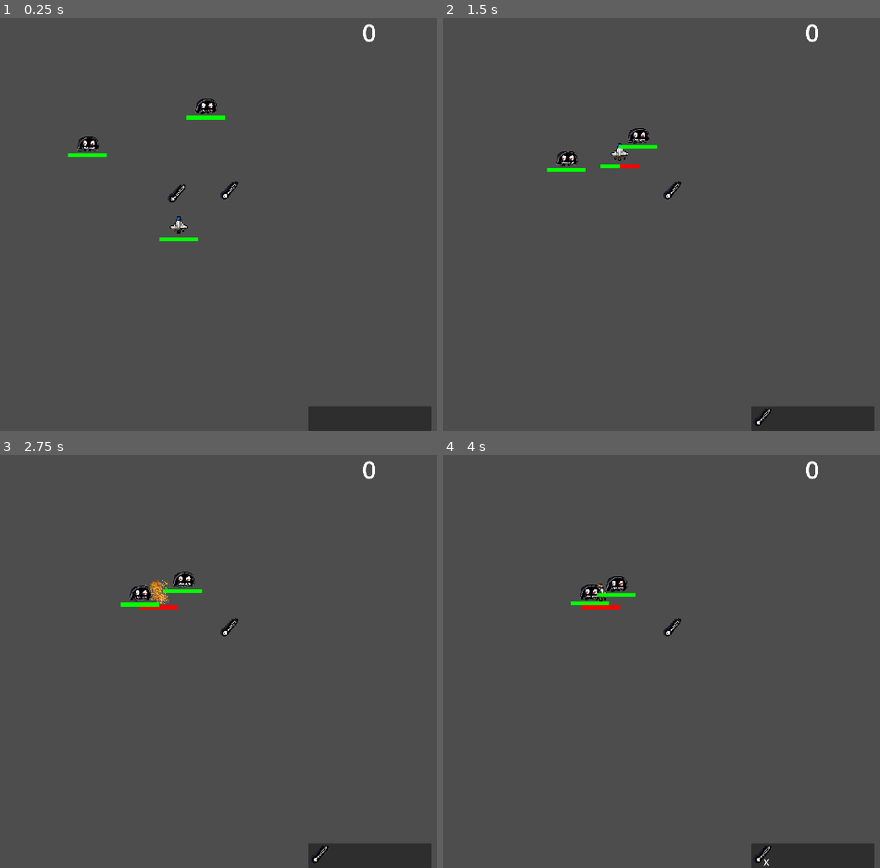
Above: before the commit, frames 1-4 (two rows, left to right).
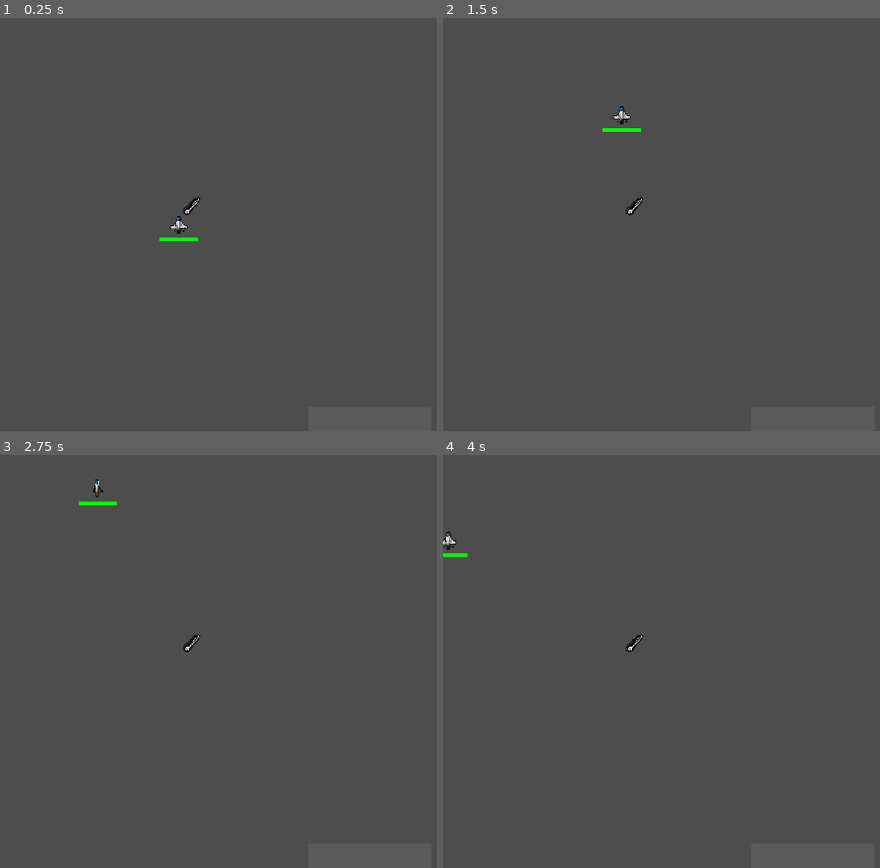
Above: after the commit, the same moments.

Repository: Tigatok/skunkworks-game
Game: Godot game, scene res://Main.tscn
The game is run twice, just before and just after one commit, with the same random seed, the same clock (stepped at 60 frames per second) and the same inputs.
Inputs:
- Up to frame 1 (0.25 s): no input
- Up to frame 2 (1.5 s): hold Up (move_up) from 0.53 s (still down); tap 1 (1) at 0.6 s; tap 2 (2) at 0.8, 1.35 s
- Up to frame 3 (2.75 s): tap 3 (3) at 1.55, 2.1 s; release Up (move_up) at 2.03 s; hold Left (move_left) from 2.03 s (still down); tap Space (space) at 2.3 s
- Up to frame 4 (4 s): tap Space (space) at 2.85 s; tap 1 (1) at 3.05, 3.6 s; release Left (move_left) at 3.53 s; hold Down (move_down) from 3.53 s (still down); tap 2 (2) at 3.8 s

The runs differ from the first frame. In frame 1, 2.4% of the frame differs, in the area x 15-99%, y 1-100%; in frame 2, 2.6%; in frame 3, 2.7%, in the area x 18-99%, y 1-100%; in frame 4, 2.6%.

Commit message:
Finally refactors inventory

Diff:
--- a/HUD/HUD.gd
+++ /dev/null
@@ -1,13 +0,0 @@
-extends CanvasLayer
-
-@onready var score = 0
-signal item_added
-
-func _on_player_coin_picked():
-	score += 5
-	var format_string = "%s"
-	var actual_string = format_string % score
-	$Score.text = actual_string
-
-func _on_player_item_picked_up(weapon):
-	item_added.emit(weapon)
--- a/HUD/HUD.tscn
+++ /dev/null
@@ -1,22 +0,0 @@
-[gd_scene load_steps=3 format=3 uid="uid://32yk0vcy2utb"]
-
-[ext_resource type="Script" path="res://HUD/HUD.gd" id="1_nygor"]
-[ext_resource type="PackedScene" uid="uid://bqns8i8kygsyb" path="res://HUD/Inventory/Inventory Bar.tscn" id="2_8vql8"]
-
-[node name="HUD" type="CanvasLayer"]
-script = ExtResource("1_nygor")
-
-[node name="Score" type="Label" parent="."]
-anchors_preset = 5
-anchor_left = 0.5
-anchor_right = 0.5
-offset_left = -20.0
-offset_right = 20.0
-offset_bottom = 23.0
-grow_horizontal = 2
-theme_override_font_sizes/font_size = 64
-text = "0"
-
-[node name="InventoryBar" parent="." instance=ExtResource("2_8vql8")]
-
-[connection signal="item_added" from="." to="InventoryBar" method="_on_hud_item_added"]
--- a/HUD/Inventory/Inventory Bar.gd
+++ /dev/null
@@ -1,53 +0,0 @@
-extends Panel
-
-signal update_active_item
-
-var itemsInInventory = []
-var activeItem
-
-const KEY_INVENTORY_1 = "1"
-const KEY_INVENTORY_2 = "2"
-const KEY_INVENTORY_3 = "3"
-
-func _process(delta):
-	if (Input.is_action_just_pressed(KEY_INVENTORY_1)):
-		set_active_inventory_item(0)
-	if (Input.is_action_just_pressed(KEY_INVENTORY_2)):
-		set_active_inventory_item(1)
-	if (Input.is_action_just_pressed(KEY_INVENTORY_3)):
-		set_active_inventory_item(2)
-
-func set_active_inventory_item(keyPressed):
-	var inventory_items = get_tree().get_nodes_in_group('inventory_items')
-	for i in range(inventory_items.size()):
-
-#		print("D", i)
-		if keyPressed < inventory_items.size():
-			var ii = inventory_items[keyPressed]
-			var jj = inventory_items[i]
-			if (ii != jj):
-				inventory_items[i].emit_signal('deactivate')
-				update_active_item.emit()
-			activeItem = keyPressed
-			inventory_items[keyPressed].setAsActive(true)
-
-func _on_hud_item_added(item):
-	addItemToInventoryArray(item)
-	addItemToInventoryBar(item)
-
-func addItemToInventoryArray(item):
-	itemsInInventory.append(item)
-
-# Creates an inventory item, and sets the icon.
-func addItemToInventoryBar(item):
-	var inventoryItem = preload("res://HUD/Inventory/InventoryItem/InventoryItem.tscn")
-	inventoryItem = inventoryItem.instantiate()
-	inventoryItem.set_texture(item.weaponIcon)
-	self.add_child(inventoryItem)
-	var index = itemsInInventory.find(item) + 1
-	if (index == 1):
-		inventoryItem.offset.x += 32
-	else:
-		inventoryItem.offset.x += (index * 64) - 32
-	inventoryItem.offset.y += 32
-	inventoryItem.add_to_group('inventory_items')
--- a/HUD/Inventory/Inventory Bar.tscn
+++ /dev/null
@@ -1,16 +0,0 @@
-[gd_scene load_steps=2 format=3 uid="uid://bqns8i8kygsyb"]
-
-[ext_resource type="Script" path="res://HUD/Inventory/Inventory Bar.gd" id="1_c4p0u"]
-
-[node name="InventoryBar" type="Panel"]
-anchors_preset = 7
-anchor_left = 0.5
-anchor_top = 1.0
-anchor_right = 0.5
-anchor_bottom = 1.0
-offset_left = -160.0
-offset_top = -64.0
-offset_right = 160.0
-grow_horizontal = 2
-grow_vertical = 0
-script = ExtResource("1_c4p0u")
--- a/HUD/Inventory/InventoryItem/InventoryItem.gd
+++ /dev/null
@@ -1,14 +0,0 @@
-extends Sprite2D
-
-signal deactivate
-
-func setAsActive(active):
-	print("Is active?", active)
-	if (active == true):
-		print("S", self.offset, " ", $ActiveLabel.position)
-		$ActiveLabel.position = self.offset
-		$ActiveLabel.text = 'X'
-		$ActiveLabel.show()
-
-func _on_deactivate():
-	$ActiveLabel.hide()
--- a/HUD/Inventory/InventoryItem/InventoryItem.tscn
+++ /dev/null
@@ -1,22 +0,0 @@
-[gd_scene load_steps=2 format=3 uid="uid://dfu76wqeff2nw"]
-
-[ext_resource type="Script" path="res://HUD/Inventory/InventoryItem/InventoryItem.gd" id="1_3uki8"]
-
-[node name="InventoryItem" type="Sprite2D"]
-script = ExtResource("1_3uki8")
-
-[node name="ActiveLabel" type="Label" parent="."]
-anchors_preset = 8
-anchor_left = 0.5
-anchor_top = 0.5
-anchor_right = 0.5
-anchor_bottom = 0.5
-offset_left = -19.5
-offset_top = -0.5
-offset_right = 20.5
-offset_bottom = 33.5
-grow_horizontal = 2
-grow_vertical = 2
-theme_override_font_sizes/font_size = 24
-
-[connection signal="deactivate" from="." to="." method="_on_deactivate"]
--- /dev/null
+++ b/Inventory/Inventory.gd
@@ -0,0 +1,27 @@
+class_name Inventory
+
+signal test
+signal inventory_updated(Item, String)
+var items:Dictionary = {}
+var maxItems = 10
+const Item = preload("res://Item/Item.gd")
+
+func add_item(item:Item, quantity: int = 1):
+	if items.has(item.id):
+		items[item.id]["quantity"] += quantity
+	else:
+		items[item.id] = {"item": item, "quantity": quantity}
+	print("EMIT")
+	emit_signal("inventory_updated", item, "add")
+	emit_signal("test")
+
+func remove_item(item: Item, quantity: int = 1):
+	if items.has(item.id):
+		items[item.id]["quantity"] -= quantity
+
+		if items[item.id]["quantity"] <= 0:
+			items.erase(item.id)
+
+		emit_signal("inventory_updated", item, "remove")
+	else:
+		print("Item not found in inventory")
--- /dev/null
+++ b/Inventory/InventoryBar.gd
@@ -0,0 +1,35 @@
+class_name InventoryBar extends PanelContainer
+
+@onready var inventory:Inventory
+@onready var slot_container: HBoxContainer = $SlotContainer
+
+@export var num_slots: int = 5
+
+func _ready() -> void:
+	_initialize_slots()
+
+func _initialize_slots() -> void:
+	for _i in range(num_slots):
+		var slot_scene = preload("res://Inventory/InventorySlot.tscn")
+		var slot = slot_scene.instantiate()
+		slot_container.add_child(slot)
+
+func add_item_to_slot(item: Item) -> bool:
+	print("Slot", slot_container)
+	for slot in slot_container.get_children():
+		if not slot.item:
+			slot.setItem(item)
+			return true
+	return false
+
+func _on_inventory_inventory_updated(item:Item, action:String = 'add'):
+	print("Slot container", slot_container)
+	if (action == 'add'):
+		add_item_to_slot(item)
+#		inventorySlots.append(item)
+#		var sprite = Sprite2D.new()
+#		sprite.texture = item.icon
+#		sprite.position.x = 500
+#		sprite.position.y = 500
+#		print(sprite)
+#		add_child(sprite)
--- /dev/null
+++ b/Inventory/InventoryBar.tscn
@@ -0,0 +1,16 @@
+[gd_scene load_steps=4 format=3 uid="uid://cn3imf5klr4tk"]
+
+[ext_resource type="Script" path="res://Inventory/InventoryBar.gd" id="1_btwgj"]
+[ext_resource type="PackedScene" uid="uid://dch0hgv6vollv" path="res://Inventory/SlotContainer.tscn" id="2_gmepi"]
+
+[sub_resource type="StyleBoxFlat" id="StyleBoxFlat_tnfb1"]
+bg_color = Color(0.6, 0.6, 0.6, 0.188235)
+
+[node name="InventoryBar" type="PanelContainer"]
+offset_right = 320.0
+offset_bottom = 64.0
+theme_override_styles/panel = SubResource("StyleBoxFlat_tnfb1")
+script = ExtResource("1_btwgj")
+
+[node name="SlotContainer" parent="." instance=ExtResource("2_gmepi")]
+layout_mode = 2
--- /dev/null
+++ b/Inventory/InventorySlot.gd
@@ -0,0 +1,8 @@
+# InventorySlot.gd
+extends TextureRect
+
+@onready var item: Item
+
+func setItem(item:Item):
+	self.item = item
+	texture = item.icon
--- /dev/null
+++ b/Inventory/InventorySlot.tscn
@@ -0,0 +1,6 @@
+[gd_scene load_steps=2 format=3 uid="uid://cxjpiidlvl7rb"]
+
+[ext_resource type="Script" path="res://Inventory/InventorySlot.gd" id="1_sta1c"]
+
+[node name="InventorySlot" type="TextureRect"]
+script = ExtResource("1_sta1c")
--- /dev/null
+++ b/Inventory/SlotContainer.tscn
@@ -0,0 +1,3 @@
+[gd_scene format=3 uid="uid://dch0hgv6vollv"]
+
+[node name="SlotContainer" type="HBoxContainer"]
--- /dev/null
+++ b/Item/Item.gd
@@ -0,0 +1,18 @@
+class_name Item
+
+enum ItemType {
+	EQUIPMENT,
+	GOLD,
+	CONSUMABLE
+}
+
+var id: int
+var itemName: String
+var icon: Texture
+var type: ItemType
+
+func _init(id:int, itemName:String, icon:Texture, type:ItemType):
+	self.id = id
+	self.itemName = itemName
+	self.icon = icon
+	self.type = type
--- /dev/null
+++ b/Item/ItemPickup.gd
@@ -0,0 +1,9 @@
+extends Area2D
+
+@onready var item: Item
+@onready var sprite = $ItemIcon
+
+func _on_body_entered(body: Node) -> void:
+	if body.is_in_group("Players"):
+		body.pick_up_item(item)
+		queue_free()
--- /dev/null
+++ b/Item/ItemPickup.tscn
@@ -0,0 +1,15 @@
+[gd_scene load_steps=3 format=3 uid="uid://bsv7v2yh34eyr"]
+
+[ext_resource type="Script" path="res://Item/ItemPickup.gd" id="1_wbovt"]
+
+[sub_resource type="CircleShape2D" id="CircleShape2D_nnei5"]
+
+[node name="CollisionArea" type="Area2D"]
+script = ExtResource("1_wbovt")
+
+[node name="ItemIcon" type="Sprite2D" parent="."]
+
+[node name="CollisionShape2D" type="CollisionShape2D" parent="."]
+shape = SubResource("CircleShape2D_nnei5")
+
+[connection signal="body_entered" from="." to="." method="_on_body_entered"]
--- /dev/null
+++ b/Main.gd
@@ -0,0 +1,16 @@
+extends Node
+
+const ItemType = preload("res://Item/Item.gd").ItemType
+
+# Called when the node enters the scene tree for the first time.
+func _ready():
+	var icon = load("res://Weapon/weapon.png")
+	var item = Item.new(0000, 'Cannon', icon, ItemType.EQUIPMENT)
+	var itemPickup = load("res://Item/ItemPickup.tscn")
+	itemPickup = itemPickup.instantiate()
+	itemPickup.item = item
+	itemPickup.get_node("ItemIcon").texture = icon
+	itemPickup.position.x=500
+	itemPickup.position.y=500
+	add_child(itemPickup)
+	var player = $Player
--- a/Main.tscn
+++ b/Main.tscn
@@ -1,28 +1,24 @@
-[gd_scene load_steps=5 format=3 uid="uid://curcelcqp0f3a"]
+[gd_scene load_steps=4 format=3 uid="uid://curcelcqp0f3a"]
 
+[ext_resource type="Script" path="res://Main.gd" id="1_nhp8r"]
 [ext_resource type="PackedScene" uid="uid://bq7rtwda5y4lb" path="res://Player/Player.tscn" id="2_043f6"]
-[ext_resource type="PackedScene" uid="uid://bc2lrcgcgux71" path="res://Monster/monster.tscn" id="3_ocsmo"]
-[ext_resource type="PackedScene" uid="uid://jj5pb4yyhmrs" path="res://Weapon/weapon_pickup.tscn" id="4_70frw"]
-[ext_resource type="PackedScene" uid="uid://32yk0vcy2utb" path="res://HUD/HUD.tscn" id="4_lopj0"]
+[ext_resource type="PackedScene" uid="uid://cn3imf5klr4tk" path="res://Inventory/InventoryBar.tscn" id="3_afki7"]
 
 [node name="Main" type="Node"]
+script = ExtResource("1_nhp8r")
 
 [node name="Player" parent="." groups=["weapons"] instance=ExtResource("2_043f6")]
 position = Vector2(464, 544)
 
-[node name="HUD" parent="." instance=ExtResource("4_lopj0")]
-
-[node name="WeaponPickup" parent="." instance=ExtResource("4_70frw")]
-position = Vector2(459, 462)
-
-[node name="WeaponPickup2" parent="." instance=ExtResource("4_70frw")]
-position = Vector2(595, 454)
-
-[node name="Monster" parent="." instance=ExtResource("3_ocsmo")]
-position = Vector2(202, 317)
-
-[node name="Monster2" parent="." instance=ExtResource("3_ocsmo")]
-position = Vector2(541, 209)
-
-[connection signal="coin_picked" from="Player" to="HUD" method="_on_player_coin_picked"]
-[connection signal="item_picked_up" from="Player" to="HUD" method="_on_player_item_picked_up"]
+[node name="InventoryBar" parent="." instance=ExtResource("3_afki7")]
+anchors_preset = 7
+anchor_left = 0.5
+anchor_top = 1.0
+anchor_right = 0.5
+anchor_bottom = 1.0
+offset_left = -160.0
+offset_top = -64.0
+offset_right = 160.0
+offset_bottom = 0.0
+grow_horizontal = 2
+grow_vertical = 0
--- a/Player/Player.gd
+++ b/Player/Player.gd
@@ -1,26 +1,33 @@
 extends CharacterBody2D
 
 signal coin_picked
-signal item_picked_up
 
 @export var speed = 300
-@export var weapons = []
 @export var playerHealth = 50
+
 @onready var maxSize = playerHealth
+# A player has an inventory, and an inventory bar.
+@onready var inventory: Inventory = Inventory.new()
+@onready var inventoryBar:InventoryBar = $"../InventoryBar"
+
+func _ready():
+	add_to_group("Players")
+	inventory.connect('inventory_updated', Callable(inventoryBar, '_on_inventory_inventory_updated'))
+
 
 func handle_move():
 	var input_dir = Input.get_vector("move_left", "move_right", "move_up", "move_down")
 	velocity = input_dir * speed
 	handle_animation_change(input_dir)
 
-func handle_fire():
-	if(!Input.is_action_just_pressed("space")):
-		return
-	if (!$Weapon):
-		return
-	# Check for active weapon, or fire all of them.
-	var activeWeapon = $Weapon
-	activeWeapon.fireWeapon()
+#func handle_fire():
+#	if(!Input.is_action_just_pressed("space")):
+#		return
+#	if (!$Weapon):
+#		return
+#	# Check for active weapon, or fire all of them.
+#	var activeWeapon = $Weapon
+#	activeWeapon.fireWeapon()
 
 func handle_animation_change(input_dir:Vector2):
 	if (input_dir.x > 0):
@@ -38,7 +45,7 @@
 		dead()
 		return
 	handle_move()
-	handle_fire()
+#	handle_fire()
 	move_and_collide(velocity * delta)
 
 func dead():
@@ -52,10 +59,7 @@
 	$HealthBar/Green.size.x -= amountToRemove
 	playerHealth -= damageTaken
 
-func collectCoin():
-	print("collected coin")
-	coin_picked.emit()
-
-func collectWeapon(weapon):
-	print("Collected weapon", weapon)
-	item_picked_up.emit(weapon)
+func pick_up_item(item):
+	print("PCI", item.itemName)
+	# add to inventory?
+	inventory.add_item(item)
